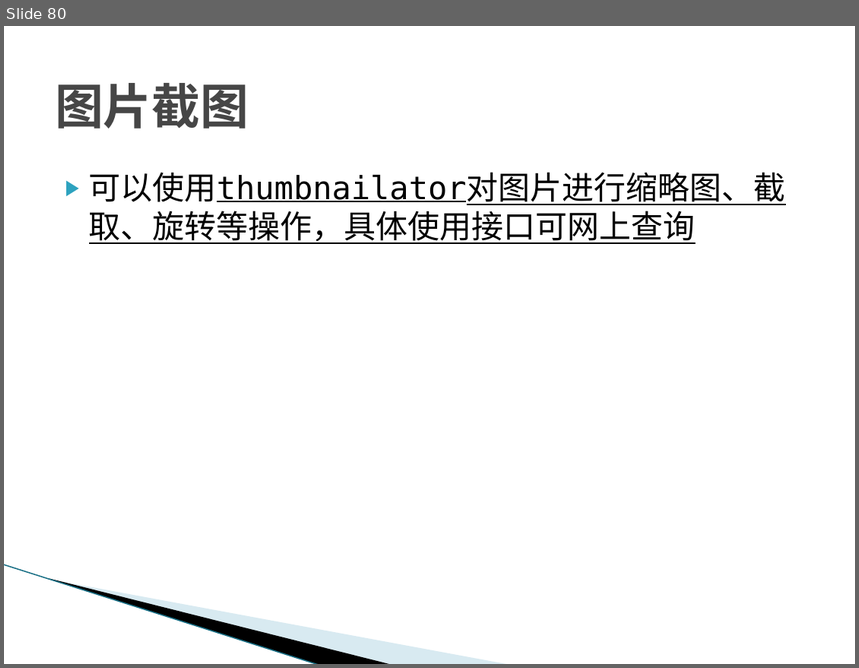
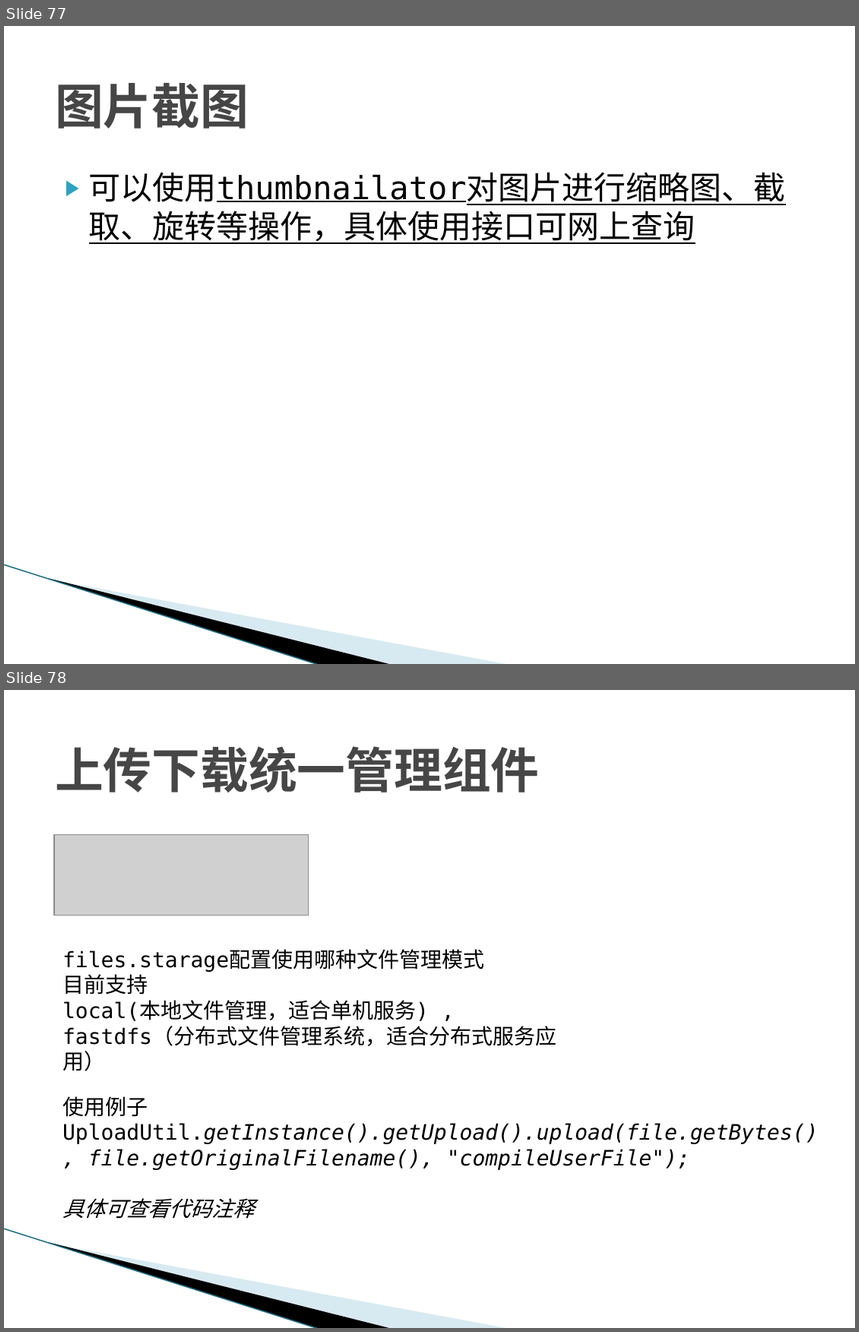
Before and after one commit to nikorliu/simbaRoot, a slide deck: doc/框架使用说明.pptx. Shown one above the other, each under a label of ours: slide 80 before the commit, slides 77 and 78 after it. The pictures are 859x668 and 859x1332 pixels, drawn with LibreOffice and Linux fonts; fonts in the diff are those of the drawing; grey boxes stand for pictures; background and template pictures are left out. Boxes give left, top, right and bottom in pixels: in the first picture for what was removed or moved away, otherwise in the second. Text is boxed around its words. In the diff, an @@ line names an element or a change of style, - is before the commit and + after.

Commit message:
框架使用说明ppt更新

```diff
--- a/doc/框架使用说明.pptx
+++ b/doc/框架使用说明.pptx
@@ slide 78 added at (4, 690, 855, 1328), background #FFFFFF; not listed: 3 template elements that a slide beside it also shows @@
@@ title added at (55, 746, 540, 793), 41 pt, text #464646, bold @@
+上传下载统一管理组件
@@ picture added at (54, 834, 309, 916) @@
@@ text added at (63, 950, 557, 1046), 18 pt, text #000000 @@
+files.starage配置使用哪种文件管理模式
+目前支持
+local(本地文件管理，适合单机服务) ,
+fastdfs（分布式文件管理系统，适合分布式服务应用）
@@ text added at (63, 1097, 819, 1219), 18 pt, text #000000, italic @@
+使用例子
+UploadUtil.getInstance().getUpload().upload(file.getBytes(), file.getOriginalFilename(), "compileUserFile");
+具体可查看代码注释
@@ what was slide 80 is now slide 77 @@
```
Also in this commit, not shown: 18 slides changed, 14 other slides added, 8 slides removed, 1 other file.
